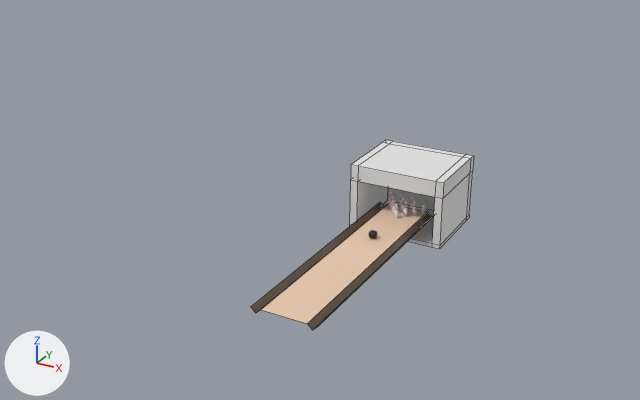
Renders of the Blender file bowling.blend from each side of a commit.
Before and after are seen from a camera (50 mm lens) standing at (7.81, -17.73, 9.04) and looking at (-3.51, 2.85, -1.24). The axes (+X, +Y, +Z) are drawn at lower left. The lights are the same throughout. Mesh edges are drawn as thin lines on the coarser meshes.

Objects in the first picture: 'Contraption', 'Lane'.
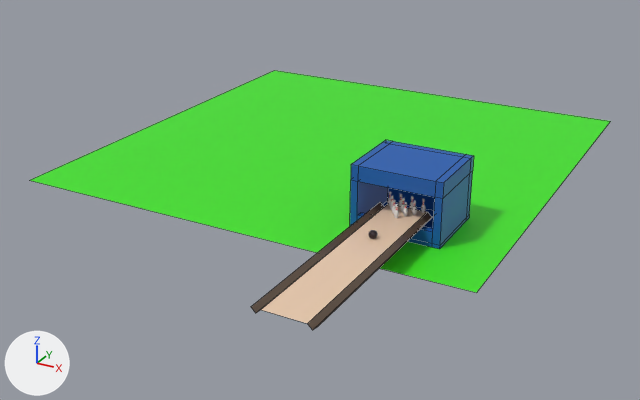
Boxes [x1, y1, x2, y2] around the edits, measured in the pictures (640 x 400 px):
'Background', added (green): after [30, 70, 610, 293]
part 1 of me_cube_001, built on: [357, 181, 434, 243] in both
part 2 of me_cube_001, recoloured (white to blue): [350, 140, 474, 249] in both

The change, as a list of edits to the scene's bpy script:
```text
Add mat_material_001:
    mat_material_001 = principled_material('Material.001')
    mat_material_001.base_color = (0.0103, 0.114, 0.456)  # blue #1a5fb4
Add mat_background:
    mat_background = principled_material('Background')
    mat_background.base_color = (0.0485, 0.8, 0.011)  # green #3ee71b
Change me_cube_001:
    used by ob_contraption; location = (0.0, 0.0, 0.0)
    remove me_cube_001.from_pydata(...)  # 48 vertices, 50 faces; spans x -1.2..1.2, y 0.2..2.2, z -0.5..1.2
    add me_cube_001.from_pydata(...)  # 54 vertices, 55 faces; spans x -1.2..1.2, y 0.2..2.2, z -0.5..1.2
    me_cube_001 part 1
    3 faces are deleted
    6 vertices are added at (-1.0, 0.4, -0.4), (-1.0, 0.2, -0.11), (-1.0, 0.4, -0.11), (1.0, 0.4, -0.4), (1.0, 0.2, -0.11), (1.0, 0.4, -0.11)
    8 new faces join them
    me_cube_001 part 2: 47 faces spanning x -1.2..1.2, y 0.2..2.2, z -0.5..1.2 switch from no material to mat_material_001 (blue #1a5fb4)
Add me_plane_001:
    me_plane_001.from_pydata([(-1.0, -1.0, 0.07), (1.0, -1.0, 0.07), (-1.0, 1.0, 0.07), (1.0, 1.0, 0.07)], [], [(0, 1, 3, 2)])
    me_plane_001.materials.append(mat_background)  # green #3ee71b
Add ob_background:
    ob_background = bpy.data.objects.new('Background', me_plane_001)
    ob_background.location = (-3.93, 5.23, -0.94)
    ob_background.scale = (6.61, 6.61, 6.61)
```
